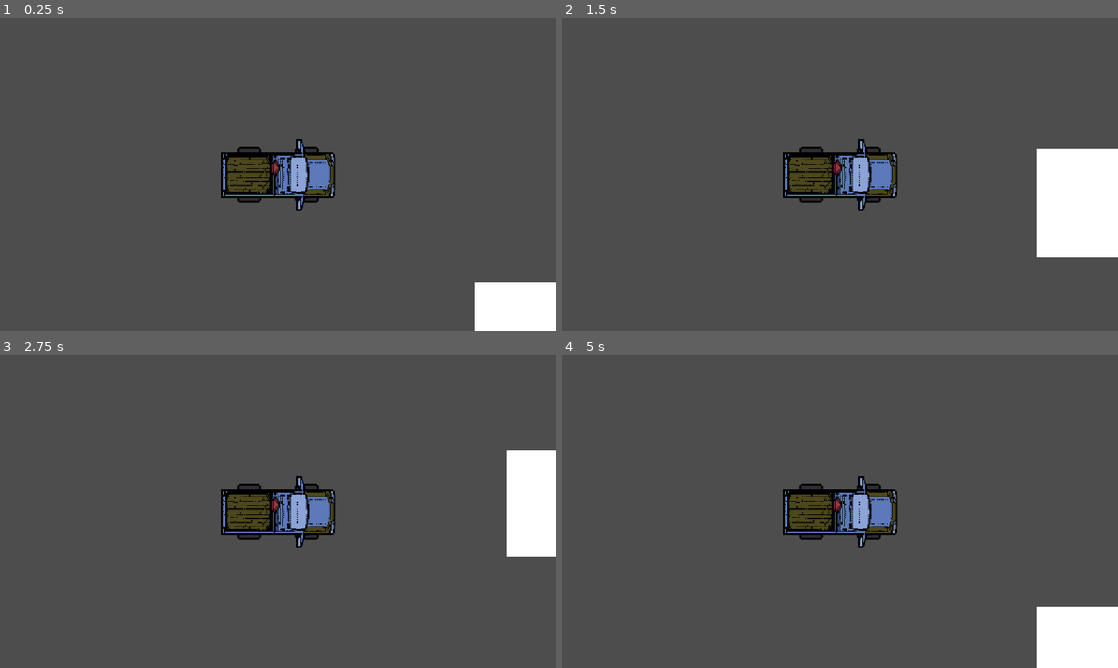
Above: before the commit, frames 1-4 (two rows, left to right).
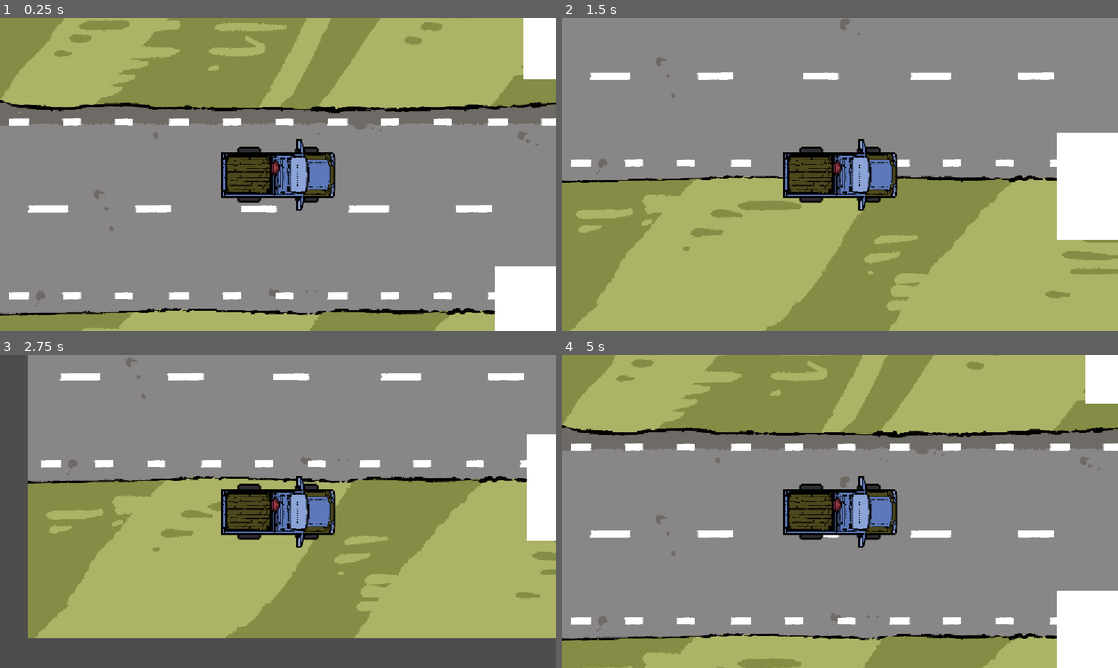
Above: after the commit, the same moments.

Repository: midenfors/project-epa
Game: Godot game, scene res://Scenes/world.tscn
Two runs of this game, one before a commit and one after it. Both use one fixed random seed, a clock stepped at 60 frames per second and the inputs below.
Inputs:
- Up to frame 1 (0.25 s): no input
- Up to frame 2 (1.5 s): tap Enter at 0.5 s; hold D (Turn Right) 0.53-1.28 s; tap S (Break) at 0.6 s; hold A (Turn Left) from 1.28 s (still down); tap W (Gas) at 1.35 s
- Up to frame 3 (2.75 s): release A (Turn Left) at 2.03 s; hold D (Turn Right) from 2.03 s (still down); tap S (Break) at 2.1 s
- Up to frame 4 (5 s): tap W (Gas) at 2.85, 4.35 s; release D (Turn Right) at 3.53 s; hold A (Turn Left) from 3.53 s (still down); tap S (Break) at 3.6 s

The runs differ from the first frame. In frame 1, 95% of the frame differs, in the area x 0-100%, y 0-100%; in frame 2, 93%; in frame 3, 81%; in frame 4, 94%.

Commit message:
Added background to world and added grass zones.

Diff:
--- a/Scenes/world.tscn
+++ b/Scenes/world.tscn
@@ -2,12 +2,53 @@
 
 [ext_resource type="Script" uid="uid://y5lbexiudvff" path="res://Scripts/world.gd" id="1_5a7ea"]
 [ext_resource type="PackedScene" uid="uid://cq7mavo41v6b6" path="res://Scenes/obstacle.tscn" id="1_a02cp"]
+[ext_resource type="Texture2D" uid="uid://dggjygmr5n17p" path="res://Assets/Art/Background1.png" id="2_8j60k"]
 [ext_resource type="PackedScene" uid="uid://jlu1jv40kyf0" path="res://Scenes/car.tscn" id="2_go701"]
+
+[sub_resource type="RectangleShape2D" id="RectangleShape2D_qi6xy"]
+size = Vector2(3965, 450)
 
 [node name="world" type="Node2D" unique_id=235366172]
 script = ExtResource("1_5a7ea")
 
-[node name="Obstacle" parent="." unique_id=372518061 instance=ExtResource("1_a02cp")]
-position = Vector2(536, 334)
+[node name="Background1" type="Sprite2D" parent="." unique_id=1900512445]
+position = Vector2(1396, 71)
+texture = ExtResource("2_8j60k")
+
+[node name="GrassArea" type="Area2D" parent="Background1" unique_id=577770111]
+
+[node name="CollisionShape2D" type="CollisionShape2D" parent="Background1/GrassArea" unique_id=1466651633]
+position = Vector2(-0.5, -439)
+shape = SubResource("RectangleShape2D_qi6xy")
+
+[node name="CollisionShape2D2" type="CollisionShape2D" parent="Background1/GrassArea" unique_id=956874921]
+position = Vector2(4, 442)
+shape = SubResource("RectangleShape2D_qi6xy")
+
+[node name="Obstacles" type="Node" parent="." unique_id=1110523923]
+
+[node name="Obstacle" parent="Obstacles" unique_id=372518061 instance=ExtResource("1_a02cp")]
+position = Vector2(577, 300)
+
+[node name="Obstacle6" parent="Obstacles" unique_id=889171400 instance=ExtResource("1_a02cp")]
+position = Vector2(1087, 345)
+
+[node name="Obstacle7" parent="Obstacles" unique_id=58693557 instance=ExtResource("1_a02cp")]
+position = Vector2(1713, 414)
+
+[node name="Obstacle8" parent="Obstacles" unique_id=727033906 instance=ExtResource("1_a02cp")]
+position = Vector2(2227, 305)
+
+[node name="Obstacle2" parent="Obstacles" unique_id=558244027 instance=ExtResource("1_a02cp")]
+position = Vector2(635, -309)
+
+[node name="Obstacle3" parent="Obstacles" unique_id=1187342610 instance=ExtResource("1_a02cp")]
+position = Vector2(1119, -191)
+
+[node name="Obstacle4" parent="Obstacles" unique_id=887496392 instance=ExtResource("1_a02cp")]
+position = Vector2(1659, -313)
+
+[node name="Obstacle5" parent="Obstacles" unique_id=512059037 instance=ExtResource("1_a02cp")]
+position = Vector2(2111, -244)
 
 [node name="Car" parent="." unique_id=1563742778 instance=ExtResource("2_go701")]
